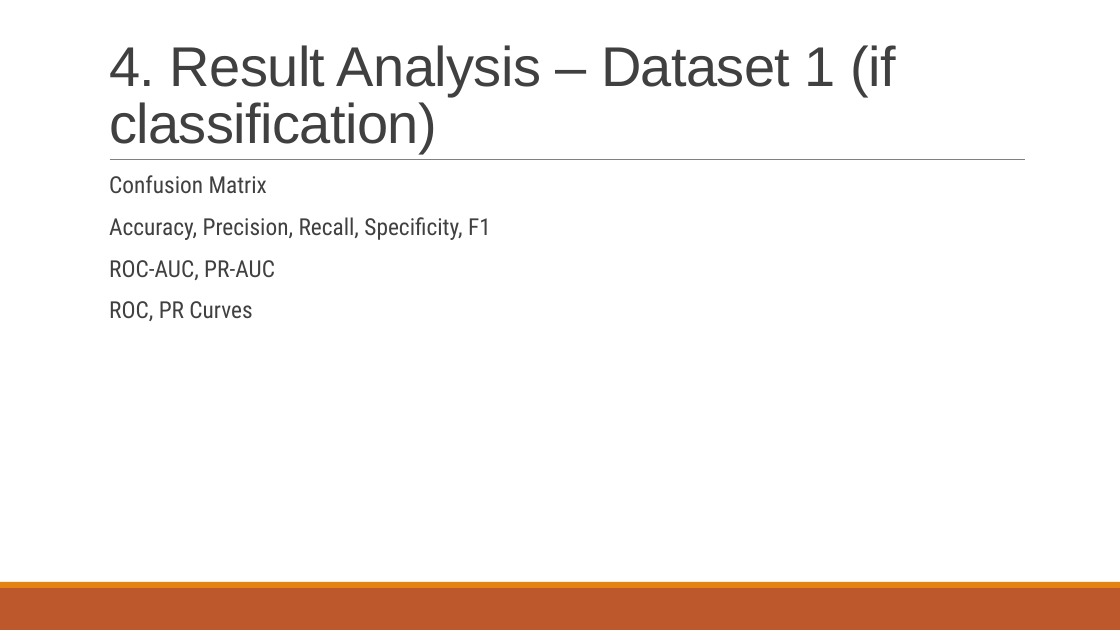
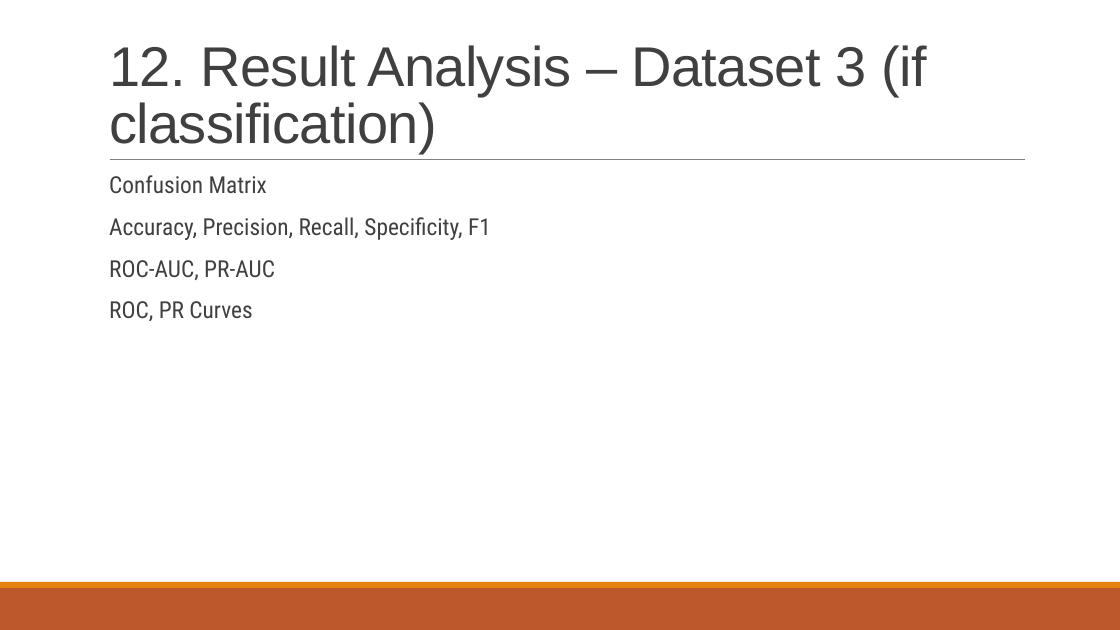
Before and after one commit to akay6483/mmml-ecommerce, a slide deck: slide 13 of docs/23CSE301_A8.pptx. Drawn at 1120x630 pixels with LibreOffice and Linux fonts; fonts in the diff are those of the drawing; background and template pictures are left out. Boxes give left, top, right and bottom in pixels: in the first picture for what was removed or moved away, otherwise in the second. Text is boxed around its words. In the diff, an @@ line names an element or a change of style, - is before the commit and + after.

```diff
--- a/docs/23CSE301_A8.pptx
+++ b/docs/23CSE301_A8.pptx
@@ title at (x1=109, y1=45, x2=926, y2=153): text changed @@
-4. Result Analysis – Dataset 1 (if classification)
+12. Result Analysis – Dataset 3 (if classification)
```
Also in this commit, not shown: 12 other slides changed, 1 other file.
